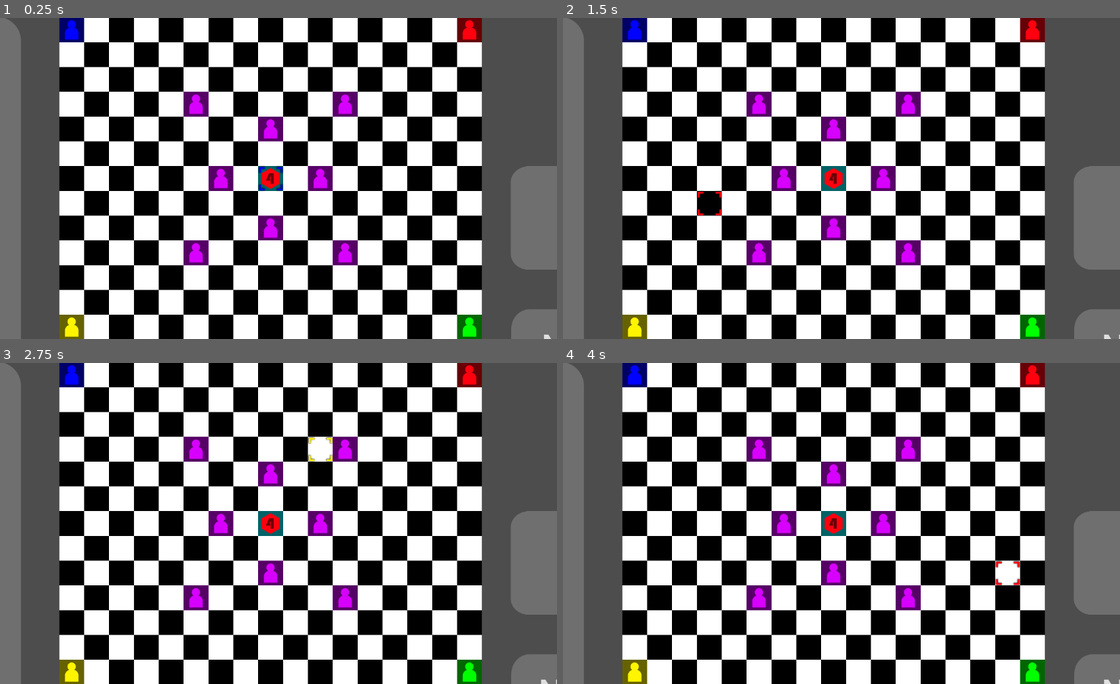
Above: before the commit, frames 1-4 (two rows, left to right).
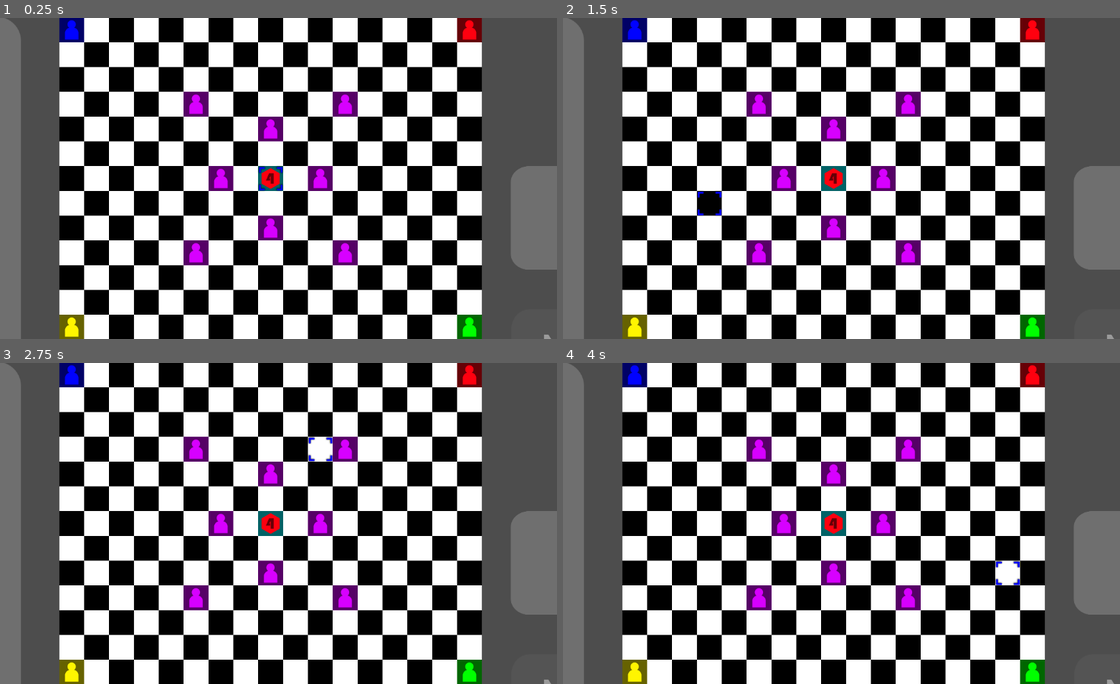
Above: after the commit, the same moments.

Repository: Davexitos/clovecebojuj
Game: Godot game, scene res://Maps/board.tscn
The game is run twice, just before and just after one commit, with the same random seed, the same clock (stepped at 60 frames per second) and the same inputs.
Inputs (mouse positions are in pixels of both pictures, inside the frame that each line leads up to):
- Up to frame 1 (0.25 s): no input
- Up to frame 2 (1.5 s): tap Enter (NextTurn) at 0.5 s; move the mouse to (958, 162) at 0.52 s; press the mouse at (958, 162) at 0.53 s; tap Space at 1.25 s; move the mouse to (718, 194) at 1.27 s; release the mouse at (718, 194) at 1.28 s; click (718, 194) at 1.35 s
- Up to frame 3 (2.75 s): tap Enter (NextTurn) at 2 s; move the mouse to (328, 452) at 2.02 s; hold Enter (NextTurn) from 2.03 s (still down); click (328, 452) at 2.3 s
- Up to frame 4 (4 s): tap Space at 2.75 s; move the mouse to (802, 587) at 2.77 s; release Enter (NextTurn) at 2.78 s; click (802, 587) at 2.85 s; tap Enter (NextTurn) at 3.5 s; move the mouse to (1003, 571) at 3.52 s; press the mouse at (1003, 571) at 3.53 s

The runs differ from the first frame. In frame 1, 0.7% of the frame differs, in the area x 91-100%, y 90-100%; in frame 2, 0.8%; in frame 3, 0.8%, in the area x 55-100%, y 23-100%; in frame 4, 0.8%.
Error before the commit: Invalid access of index '1' on a base object of type: 'Array'. (res://Scripts/board.gd:158)

Commit message:
Touchscrene bugfix

Diff:
--- a/Maps/board.tscn
+++ b/Maps/board.tscn
@@ -28,8 +28,6 @@
 
 [node name="Board" type="Node2D"]
 script = ExtResource("1_jo01r")
-nextTurnLimit = false
-infinityRoll = true
 
 [node name="Camera2D" type="Camera2D" parent="."]
 position = Vector2(425, 425)
--- a/Scripts/board.gd
+++ b/Scripts/board.gd
@@ -213,10 +213,6 @@
 	else:
 		$Button.text = "Next Turn"
 
-	print()
-	print(getMage)
-	print(fight)
-
 func next():
 	if !enableDisableButton():
 		return
--- a/Scripts/figure.gd
+++ b/Scripts/figure.gd
@@ -8,18 +8,20 @@
 var newG :Glow
 
 func _input(event: InputEvent) -> void:
-	if event.is_action_pressed("Click") and !GlobalVar.isFight and cursor.visible  and GlobalVar.ActivePlayer == Team and position == cursor.position:
-		board.deleteMarks()
-		board.actualizateContact()
+	if event.is_action_pressed("Click") and !GlobalVar.isFight and GlobalVar.ActivePlayer == Team:
+		var clickPos = Vector2(floor(get_global_mouse_position().x/50)*50 + 25,floor(get_global_mouse_position().y/50)*50 + 25)
+		if clickPos == position:
+			board.deleteMarks()
+			board.actualizateContact()
 
-		if GlobalVar.ActiveFigure==self:
-			GlobalVar.ActiveFigure=null
-			return
+			if GlobalVar.ActiveFigure==self:
+				GlobalVar.ActiveFigure=null
+				return
 
 
-		var Pos: Array[Array] = [[PosX,PosY]]
-		board.marking(Pos,GlobalVar.Roll)
+			var Pos: Array[Array] = [[PosX,PosY]]
+			board.marking(Pos,GlobalVar.Roll)
 
-		GlobalVar.ActiveFigure=self
-		newG = Glow.new(PosX,PosY,Team)
-		$"../../Glow".add_child(newG)
+			GlobalVar.ActiveFigure=self
+			newG = Glow.new(PosX,PosY,Team)
+			$"../../Glow".add_child(newG)
--- a/Scripts/glow.gd
+++ b/Scripts/glow.gd
@@ -5,6 +5,7 @@
 func _init(x: int, y: int, frm: int) -> void:
 	PosX = x
 	PosY = y
-	texture = load("res://Sprites/glow.png")
+	#texture = load("res://Sprites/GlowSimple.png") #for web
+	texture = load("res://Sprites/Glow.png")
 	hframes = 5
 	frame = frm
--- a/Scripts/mark.gd
+++ b/Scripts/mark.gd
@@ -19,6 +19,7 @@
 	add_child(num)
 
 func _input(event: InputEvent) -> void:
-	if event.is_action_pressed("Click") and $"../../Cursor".visible:
-		if position == $"../../Cursor".position:
+	if event.is_action_pressed("Click"):
+		var clickPos = Vector2(floor(get_global_mouse_position().x/50)*50 + 25,floor(get_global_mouse_position().y/50)*50 + 25)
+		if clickPos == position:
 			$"../../../Board".move(PosX,PosY,Value)
--- a/project.godot
+++ b/project.godot
@@ -41,3 +41,9 @@
 "events": [Object(InputEventMouseButton,"resource_local_to_scene":false,"resource_name":"","device":-1,"window_id":0,"a …(257 unchanged characters)…
 ]
 }
+
+[rendering]
+
+renderer/rendering_method="gl_compatibility"
+renderer/rendering_method.mobile="gl_compatibility"
+textures/vram_compression/import_etc2_astc=true
Binary file added: Sprites/GlowSimple.png
Not shown, added: Sprites/GlowSimple.png.import
Not shown, changed: Sprites/SVGsprites.svg
Not shown, changed: export_presets.cfg
